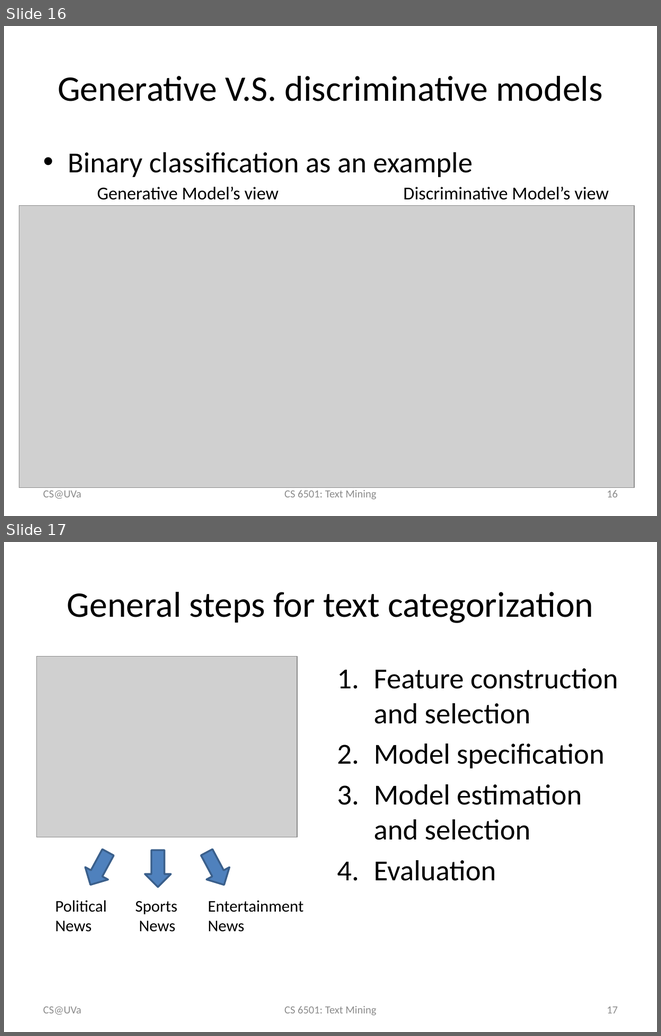
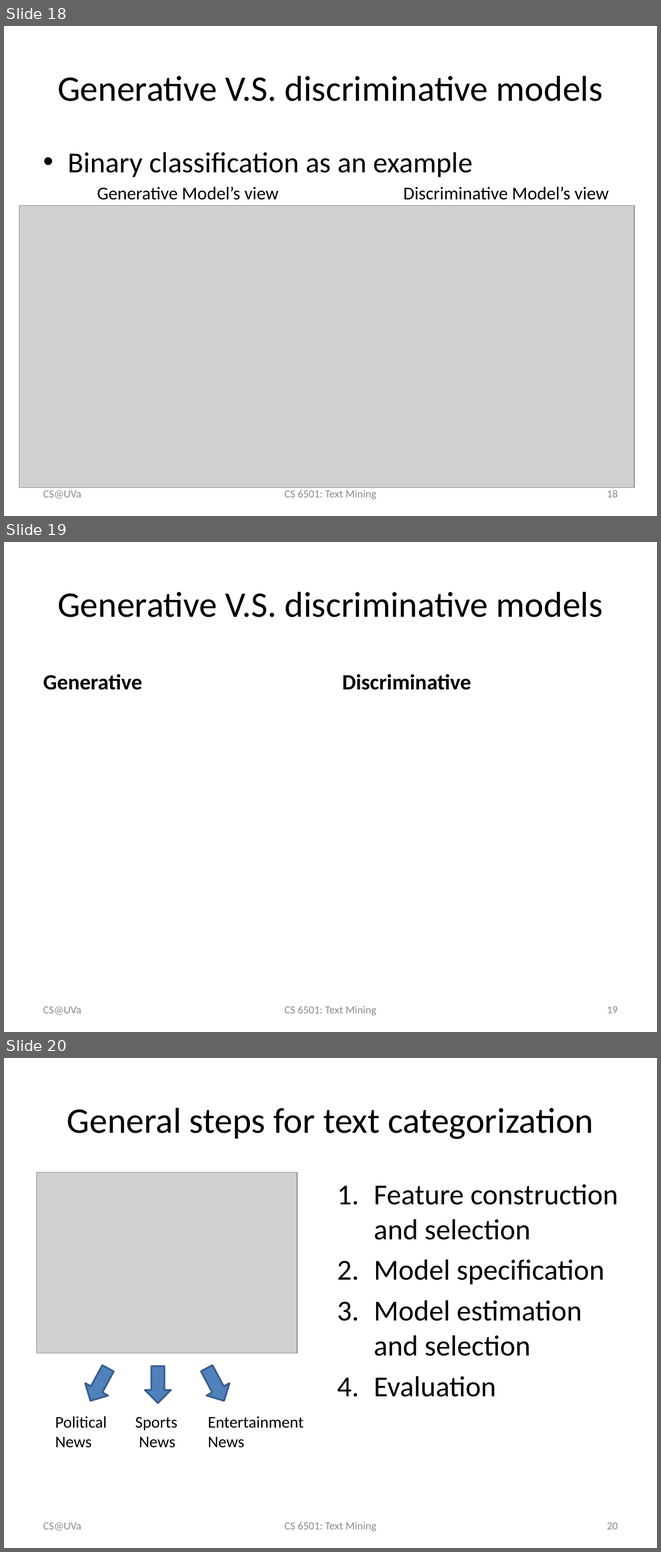
Before and after one commit to wang296/CS6501-Text-Mining, a slide deck: docs/TextCategorization.pptx. Shown one above the other, each under a label of ours: slides 16 and 17 before the commit, slides 18, 19 and 20 after it. The pictures are 661x1036 and 661x1552 pixels, drawn with LibreOffice and Linux fonts; fonts in the diff are those of the drawing; grey boxes stand for pictures. Boxes give left, top, right and bottom in pixels: in the first picture for what was removed or moved away, otherwise in the second. Text is boxed around its words. In the diff, an @@ line names an element or a change of style, - is before the commit and + after.

```diff
--- a/docs/TextCategorization.pptx
+++ b/docs/TextCategorization.pptx
@@ slide 19 added at [4,542,657,1032], background #FFFFFF @@
@@ title added at [58,592,603,617], 39.6 pt, text #000000 @@
+Generative V.S. discriminative models
@@ text added at [43,674,142,690], 24 pt, text #000000, bold @@
+Generative
@@ text added at [342,674,471,690], 24 pt, text #000000, bold @@
+Discriminative
@@ text added at [43,1006,81,1014], 12 pt, text #8C8C8C @@
+CS@UVa
@@ text added at [284,1006,376,1015], 12 pt, text #8C8C8C @@
+CS 6501: Text Mining
@@ page number added at [607,1006,618,1013], 12 pt, text #8C8C8C @@
+19
@@ what was slide 16 is now slide 18 @@
@@ page number at [607,490,618,497]: text changed @@
-16
+18
@@ what was slide 17 is now slide 20 @@
@@ page number at [607,1522,618,1529]: text changed @@
-17
+20
```
Also in this commit, not shown: 10 slides changed, 2 other slides added, 3 other files.
